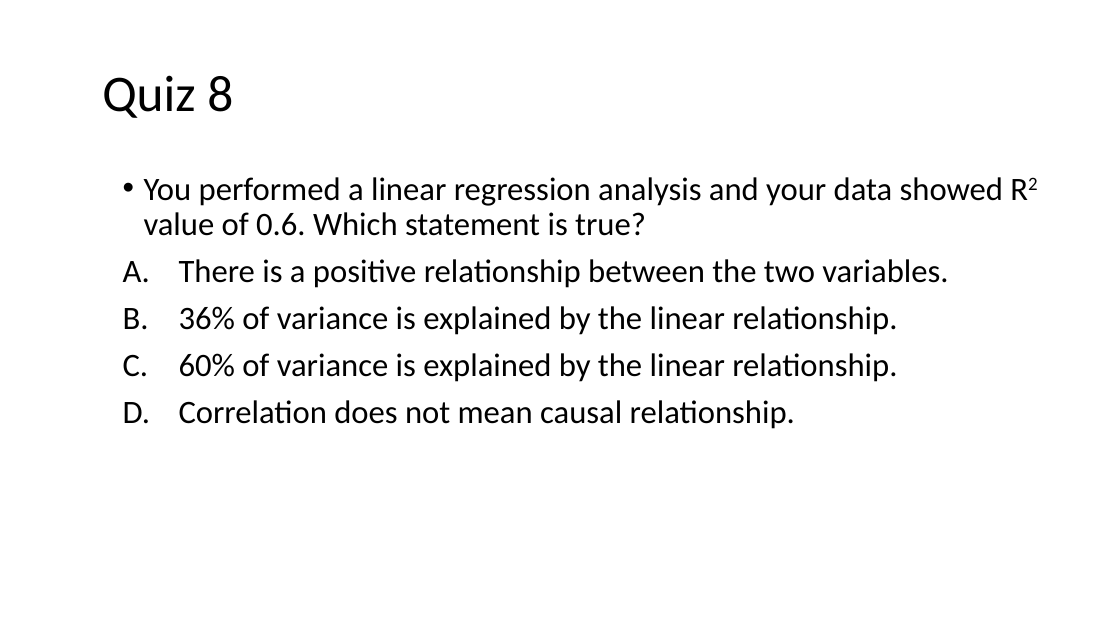
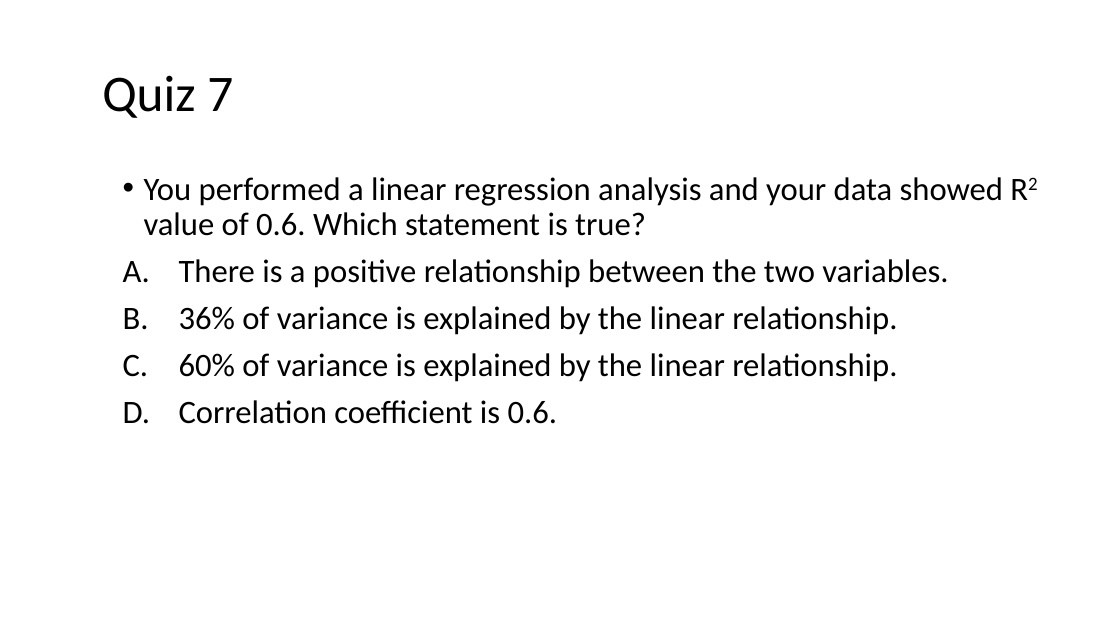
Before and after one commit to pengfeiliu371/EAS2655_S2023, a slide deck: slide 12 of slides/Week7-TP.pptx (slide 13 before the commit). Drawn at 1120x630 pixels with LibreOffice and Linux fonts; fonts in the diff are those of the drawing. Boxes give left, top, right and bottom in pixels: in the first picture for what was removed or moved away, otherwise in the second. Text is boxed around its words. In the diff, an @@ line names an element or a change of style, - is before the commit and + after.

```diff
--- a/slides/Week7-TP.pptx
+++ b/slides/Week7-TP.pptx
@@ title at (102,75,233,118): text changed @@
-Quiz 8
+Quiz 7
@@ text at (179,400,558,424): text changed @@
-D. Correlation does not mean causal relationship.
+D. Correlation coefficient is 0.6.
```
Also in this commit, not shown: 15 other slides changed, 1 slide removed.
